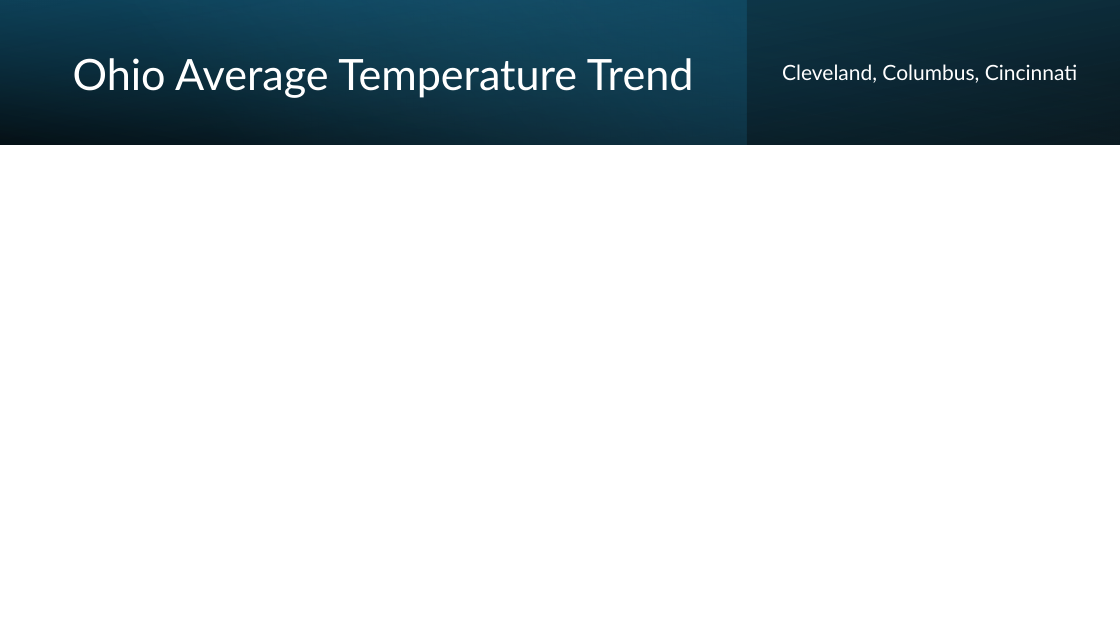
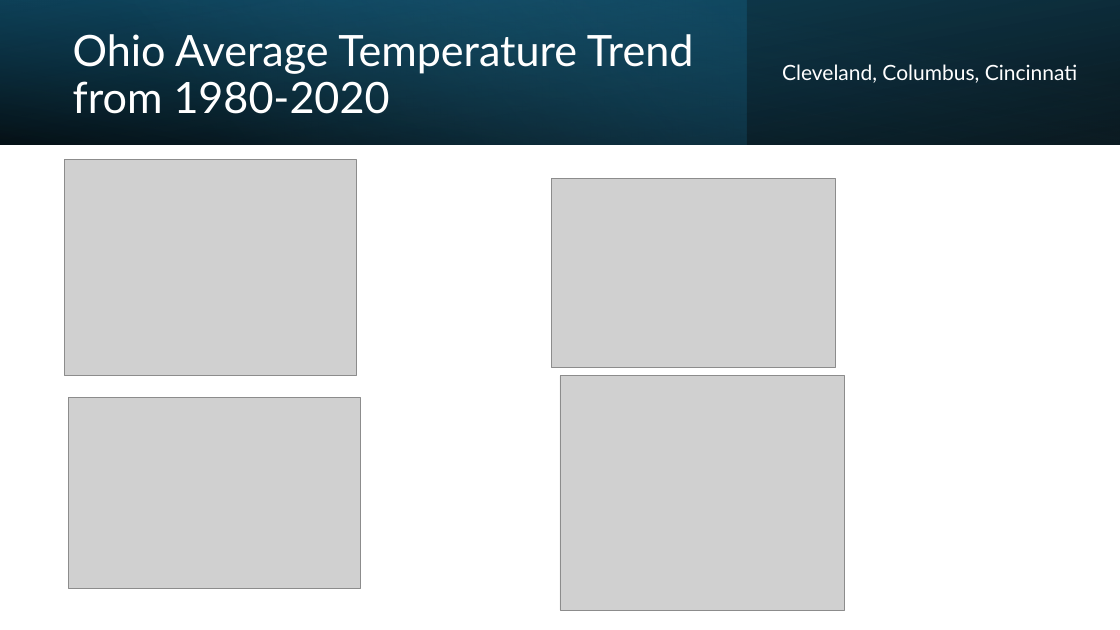
Before and after one commit to brian-campbell/ai-bootcamp-project-1, a slide deck: slide 13 of Project-1-Presentation.pptx. Drawn at 1120x630 pixels with LibreOffice and Linux fonts; fonts in the diff are those of the drawing; grey boxes stand for pictures. Boxes give left, top, right and bottom in pixels: in the first picture for what was removed or moved away, otherwise in the second. Text is boxed around its words. In the diff, an @@ line names an element or a change of style, - is before the commit and + after.

```diff
--- a/Project-1-Presentation.pptx
+++ b/Project-1-Presentation.pptx
@@ title at (73,34,694,114): text changed @@
-Ohio Average Temperature Trend
+Ohio Average Temperature Trend from 1980-2020
@@ picture added at (65,160,356,376) @@
@@ picture added at (552,179,836,367) @@
@@ picture added at (560,376,844,610) @@
@@ picture added at (68,397,360,588) @@
```
Also in this commit, not shown: 1 other slide changed.
